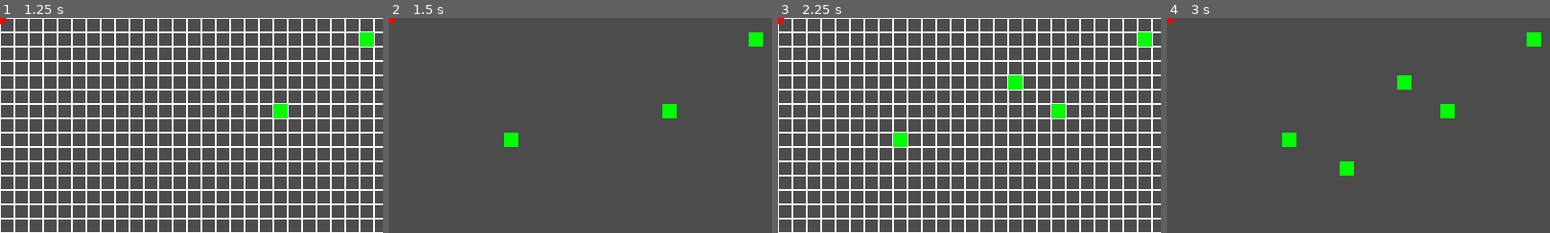
Above: before the commit, frames 1-4 (left to right).
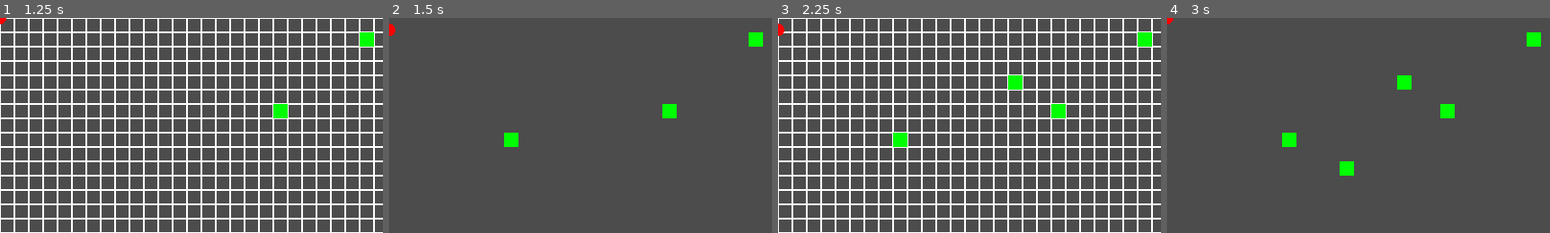
Above: after the commit, the same moments.

Repository: vitalya-dev/Raycasting
Game: Godot game, scene res://Raycasting.tscn
Two runs of this game, one before a commit and one after it. Both use one fixed random seed, a clock stepped at 60 frames per second and the inputs below.
Inputs (mouse positions are in pixels of both pictures, inside the frame that each line leads up to):
- Up to frame 1 (1.25 s): tap Enter at 0.5 s; move the mouse to (275, 114) at 0.52 s; hold D from 0.53 s (still down); tap Q at 0.6 s; click (275, 114) at 0.67 s
- Up to frame 2 (1.5 s): tap Space at 1.25 s; move the mouse to (503, 136) at 1.27 s; release D at 1.28 s; hold S from 1.28 s (still down); tap Q at 1.35 s; click (503, 136) at 1.42 s
- Up to frame 3 (2.25 s): tap Enter at 2 s; move the mouse to (1007, 78) at 2.02 s; release S at 2.03 s; hold D from 2.03 s (still down); tap Q at 2.1 s; click (1007, 78) at 2.17 s
- Up to frame 4 (3 s): tap Space at 2.75 s; move the mouse to (1339, 168) at 2.77 s; release D at 2.78 s; hold W from 2.78 s (still down); tap Q at 2.85 s; click (1339, 168) at 2.92 s

Frame 1 is identical in both runs. In frame 2, 0.1% of the frame differs, in the area x 0-2%, y 0-9%; in frame 3, 0.1%; in frame 4, nothing differs.

Commit message:
Work Work Work

Diff:
--- a/Raycasting.gd
+++ b/Raycasting.gd
@@ -9,6 +9,9 @@
 var vec_map = []
 var player = Vector2(0, 0)
 var show_grid = false
+var draw_level = false
+var erase_level = false
+var elapsed_time = 0
 
 # Called when the node enters the scene tree for the first time.
 func _ready():
@@ -24,6 +27,7 @@
 	return xy.y * map_size.x + xy.x
 
 func _process(delta):
+	elapsed_time = delta
 	update()
 
 func _draw_grid():
@@ -37,6 +41,7 @@
 			draw_line(a1, b1, Color(255, 255, 255), 2)
 
 func _draw():
+	print(player)
 	if show_grid:
 		_draw_grid()
 	for i in range(len(vec_map)):
@@ -49,18 +54,37 @@
 	return Vector2(int(mouse.x / cell_size.x), int(mouse.y / cell_size.y))
 
 func _input(ev):
-	if ev.is_action_pressed("ui_cancel"):
-		get_tree().quit()
 	if ev is InputEventMouseMotion:
-		print(ev.is_pressed())
+		if draw_level:
+			vec_map[_xy_to_index(_mouse_to_vec(ev.position))] = 1
+		if erase_level:
+			vec_map[_xy_to_index(_mouse_to_vec(ev.position))] = 0
+	#############################################################
 	if ev is InputEventMouseButton:
 		if ev.button_index == 1 and ev.pressed:
 			vec_map[_xy_to_index(_mouse_to_vec(ev.position))] = 1
-		if ev.button_index == 2 and ev.pressed:
-			print("RMB")
+			draw_level = true
+		elif ev.button_index == 1 and not ev.pressed:
+			draw_level = false
+		elif ev.button_index == 2 and ev.pressed:
+			vec_map[_xy_to_index(_mouse_to_vec(ev.position))] = 0
+			erase_level = true
+		elif ev.button_index == 2 and not ev.pressed:
+			erase_level = false
+	#############################################################
 	if ev is InputEventKey and ev.scancode == KEY_Q and ev.pressed and not ev.echo:
 		show_grid = !show_grid
-		# if (GetKey(olc::Key::W).bHeld) vPlayer.y -= 25.0f * fElapsedTime;
+	#############################################################
+	if ev is InputEventKey and ev.scancode == KEY_W and ev.pressed:
+		player.y -= 800.0 * elapsed_time
+	if ev is InputEventKey and ev.scancode == KEY_A and ev.pressed and ev.echo:
+		player.x -= 800.0 * elapsed_time
+	if ev is InputEventKey and ev.scancode == KEY_S and ev.pressed:
+		player.y += 800.0 * elapsed_time
+	if ev is InputEventKey and ev.scancode == KEY_D and ev.pressed and ev.echo:
+		player.x += 800.0 * elapsed_time
 		# if (GetKey(olc::Key::S).bHeld) vPlayer.y += 25.0f * fElapsedTime;
 		# if (GetKey(olc::Key::A).bHeld) vPlayer.x -= 25.0f * fElapsedTime;
 		# if (GetKey(olc::Key::D).bHeld) vPlayer.x += 25.0f * fElapsedTime;
+	if ev.is_action_pressed("ui_cancel"):
+		get_tree().quit()
